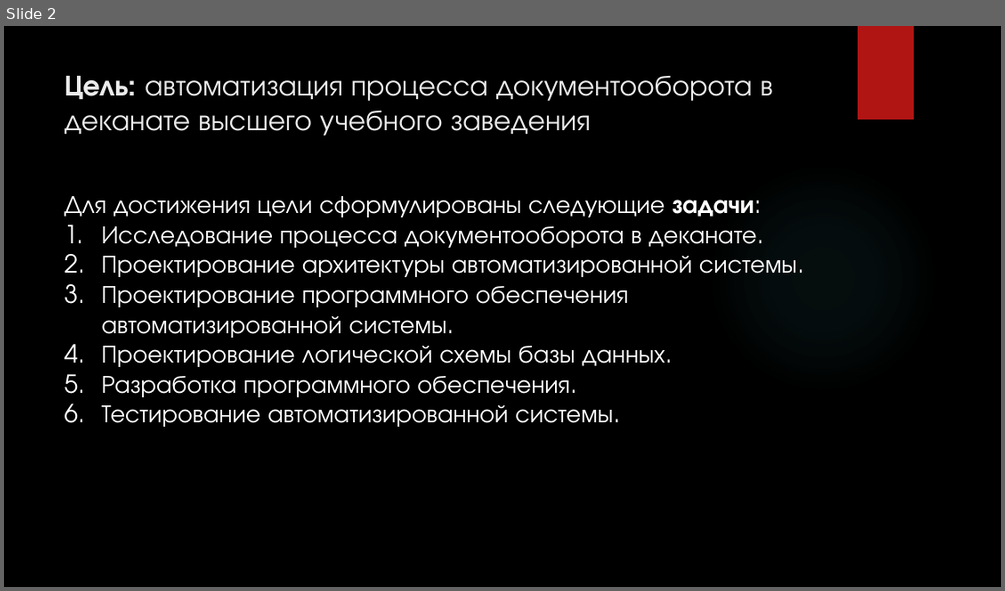
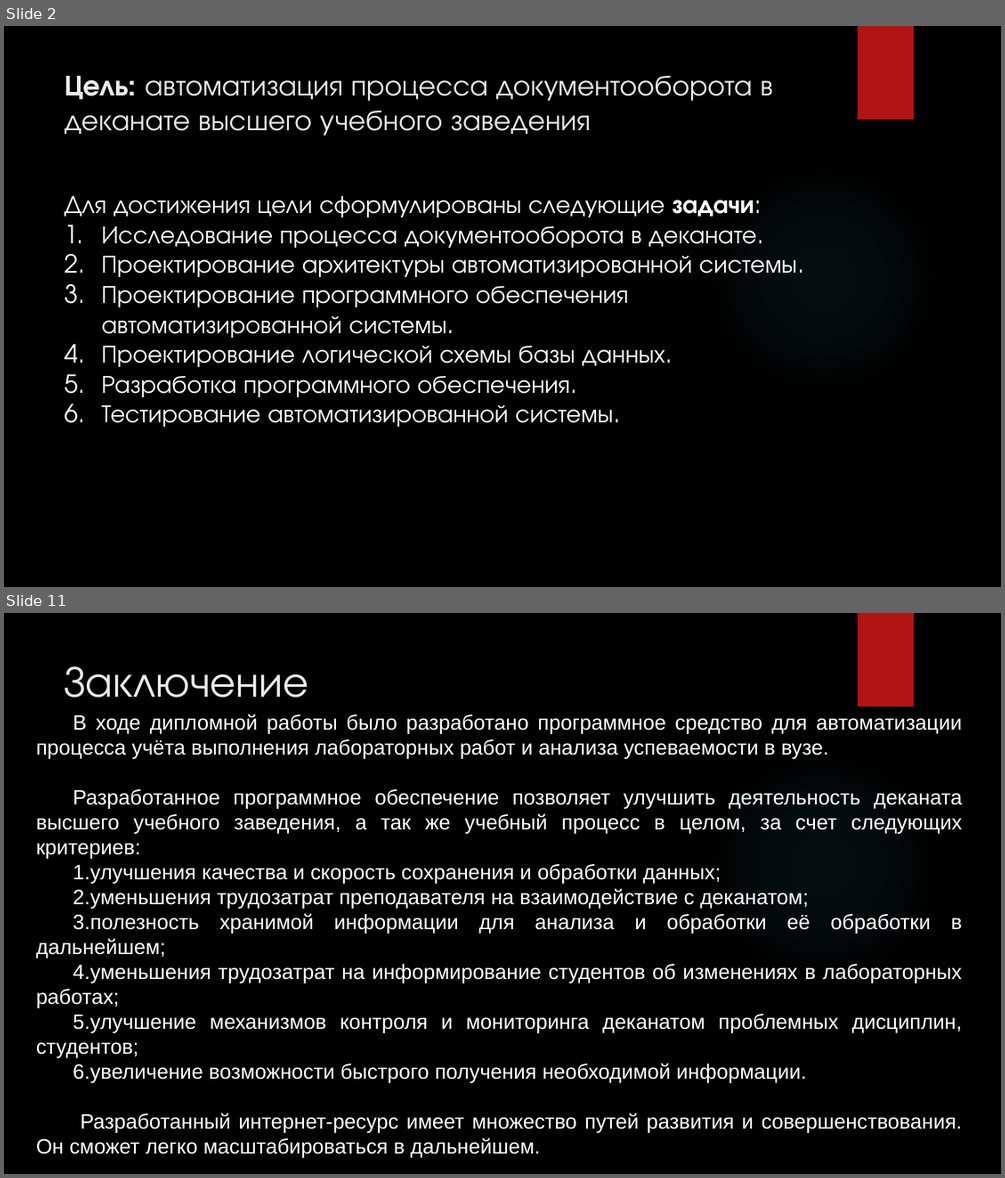
Before and after one commit to KoTDusic/diplom, a slide deck: документация/Пояснительная записка/презентация.pptx. Shown one above the other, each under a label of ours: slide 2 before the commit, slides 2 and 11 after it; the slides between them are not shown. The pictures are 1005x591 and 1005x1178 pixels, drawn with LibreOffice and Linux fonts; fonts in the diff are those of the drawing; background and template pictures are left out. Boxes give left, top, right and bottom in pixels: in the first picture for what was removed or moved away, otherwise in the second. Text is boxed around its words. In the diff, an @@ line names an element or a change of style, - is before the commit and + after.

```diff
--- a/документация/Пояснительная записка/презентация.pptx
+++ b/документация/Пояснительная записка/презентация.pptx
@@ slide 11 added at <box>4,613,1001,1174</box>, background picture (left out); not listed: 2 template elements that a slide beside it also shows @@
@@ title added at <box>65,666,309,698</box>, 42 pt, text #EBEBEB @@
+Заключение
@@ text added at <box>36,714,963,1158</box>, 20 pt, text #FFFFFF @@
+В ходе дипломной работы было разработано программное средство для автоматизации процесса учёта выполнения лабораторных работ и анализа успеваемости в вузе.
+Разработанное программное обеспечение позволяет улучшить деятельность деканата высшего учебного заведения, а так же учебный процесс в целом, за счет следующих критериев:
+1. улучшения качества и скорость сохранения и обработки данных;
+2. уменьшения трудозатрат преподавателя на взаимодействие с деканатом;
+3. полезность хранимой информации для анализа и обработки её обработки в дальнейшем;
+4. уменьшения трудозатрат на информирование студентов об изменениях в лабораторных работах;
+5. улучшение механизмов контроля и мониторинга деканатом проблемных дисциплин, студентов;
+6. увеличение возможности быстрого получения необходимой информации.
+Разработанный интернет-ресурс имеет множество путей развития и совершенствования. Он сможет легко масштабироваться в дальнейшем.
```
Also in this commit, not shown: 1 slide changed, 9 other slides added, 32 other files.
